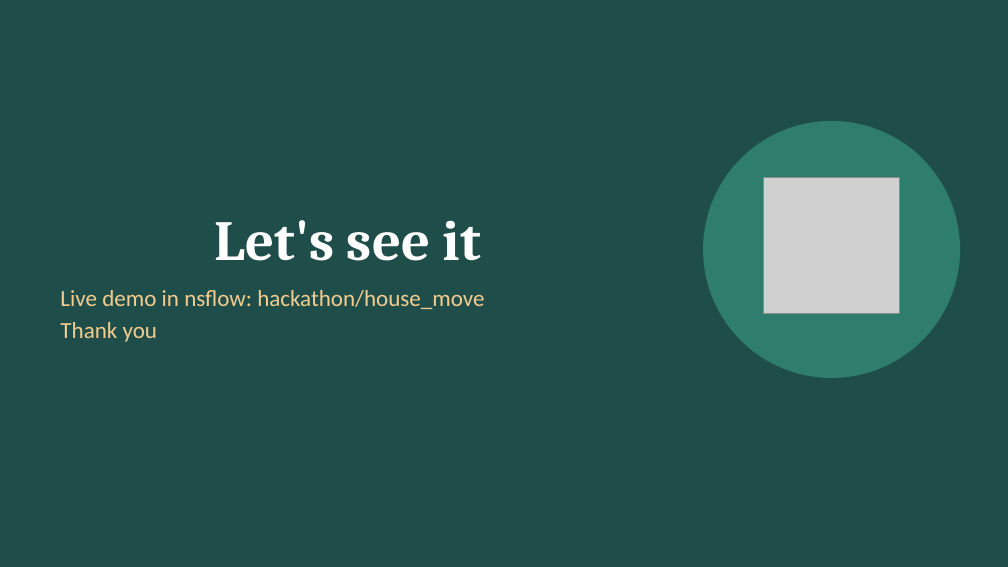
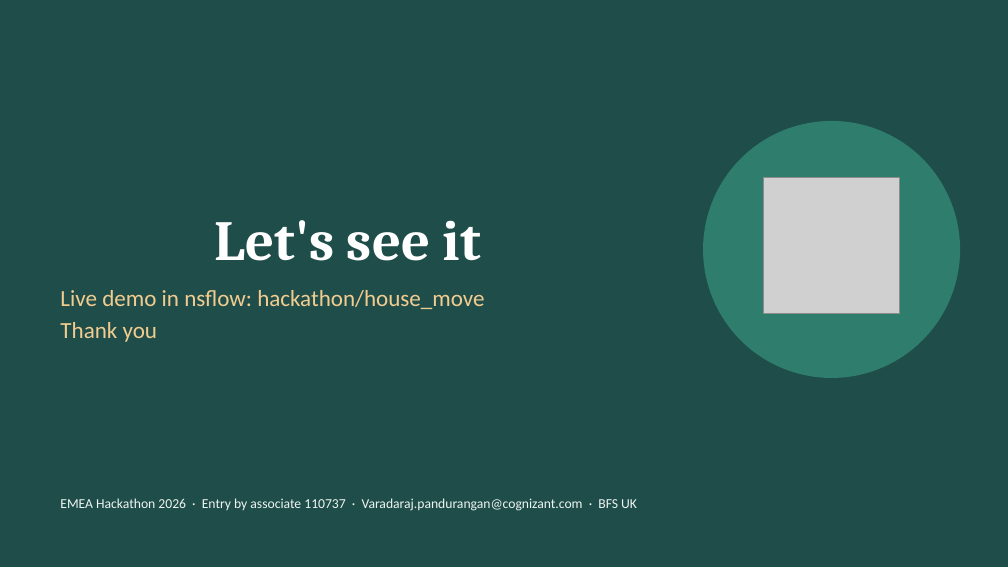
Before and after one commit to varadarajp/neuro-san-house-move, a slide deck: slide 17 of House_Move_Agent.pptx (slide 16 before the commit). Drawn at 1008x567 pixels with LibreOffice and Linux fonts; fonts in the diff are those of the drawing; grey boxes stand for pictures. Boxes give left, top, right and bottom in pixels: in the first picture for what was removed or moved away, otherwise in the second. Text is boxed around its words. In the diff, an @@ line names an element or a change of style, - is before the commit and + after.

```diff
--- a/House_Move_Agent.pptx
+++ b/House_Move_Agent.pptx
@@ text added at [60, 498, 637, 511], 13 pt, text #EEF4F1 @@
+EMEA Hackathon 2026 · Entry by associate 110737 · Varadaraj.pandurangan@cognizant.com · BFS UK
```
Also in this commit, not shown: 15 other slides changed, 1 slide added, 9 other files.
